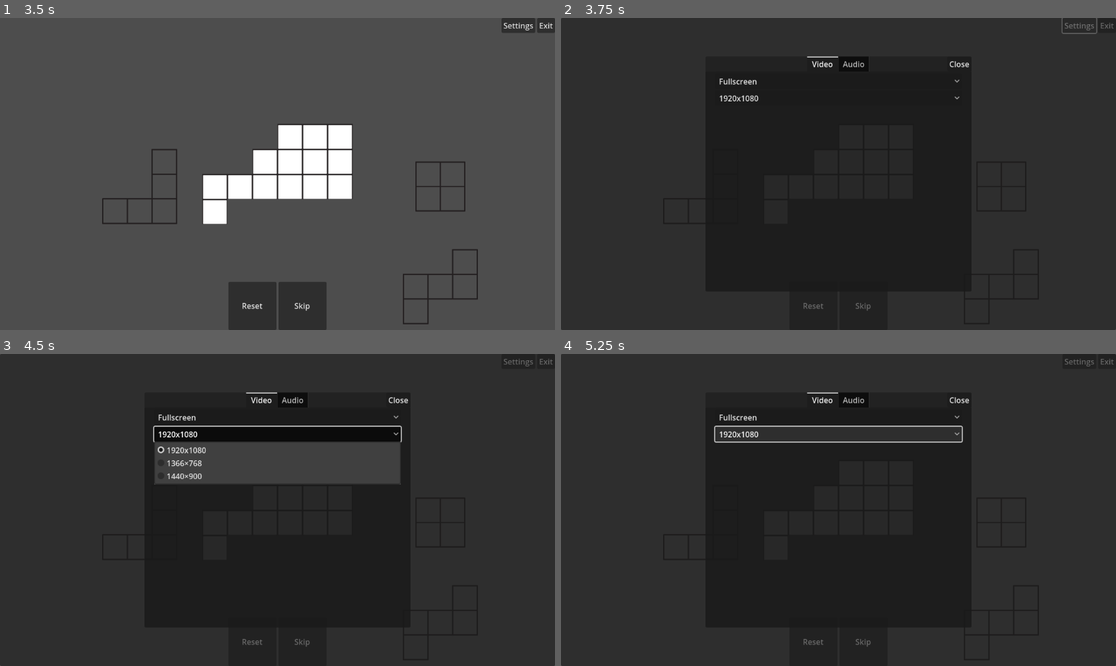
Above: before the commit, frames 1-4 (two rows, left to right).
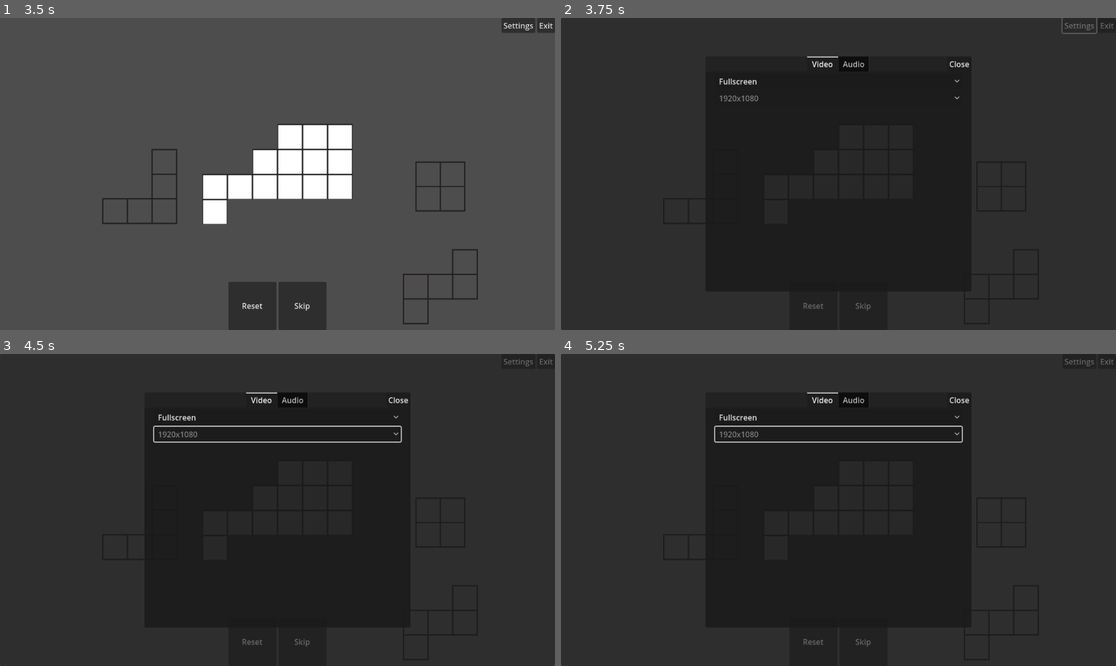
Above: after the commit, the same moments.

Repository: Saplings-Projects/Birthday-2024
Game: Godot game, scene res://MainScenes/main_menu.tscn
Two runs of this game, one before a commit and one after it. Both use one fixed random seed, a clock stepped at 60 frames per second and the inputs below.
Inputs (mouse positions are in pixels of both pictures, inside the frame that each line leads up to):
- Up to frame 1 (3.5 s): click "Play" at 0.5 s; click "Skip" at 1.25 s; click "Skip" at 2 s; click "Skip" at 2.75 s
- Up to frame 2 (3.75 s): click "Settings" at 3.5 s
- Up to frame 3 (4.5 s): click (277, 435) at 4.25 s, where only the run before the commit has a clickable "1920x1080"
- Up to frame 4 (5.25 s): click (838, 435) at 5 s, where only the run before the commit has a clickable "1920x1080"

Frame 1 is identical in both runs. In frame 2, less than 0.1% of the frame differs, in the area x 28-36%, y 24-27%; in frame 3, 5.1%, in the area x 27-73%, y 24-42%; in frame 4, less than 0.1%.

Commit message:
- Settings are now applied when the settings window is readied - Changed default window resolution to 1920x1080

Diff:
--- a/Birthday-2024-Project/Scripts/UI/Settings/AudioSettingsControl.gd
+++ b/Birthday-2024-Project/Scripts/UI/Settings/AudioSettingsControl.gd
@@ -45,3 +45,15 @@
 
 	player.stream = stream
 	player.play()
+
+
+#region Node
+
+func _ready():
+	_change_bus_volume(1, "Master")
+	_change_bus_volume(0.5, "Music")
+	_change_bus_volume(0.5, "SFX")
+	_change_bus_volume(0.5, "Fauna")
+
+
+#endregion Node
--- a/Birthday-2024-Project/Scripts/UI/Settings/VideoSettingsControl.gd
+++ b/Birthday-2024-Project/Scripts/UI/Settings/VideoSettingsControl.gd
@@ -3,12 +3,12 @@
 
 
 @export var resolution_options: OptionButton
-var _height: int = 768
-var _width: int = 1366
+var _height: int = 1080
+var _width: int = 1920
 
 
 # TODO: Most of the logic in this class ought to be moved to a class that is
-#       dedicated to handling video options. (e.g. On launching the game)
+#       dedicated to handling settings. (e.g. On game launch)
 
 func on_screen_selected(index: int):
 	match index:
@@ -59,3 +59,12 @@
 
 	DisplayServer.window_set_size(Vector2i(width, height))
 	# TODO: Change position of window for best fit in screen.
+
+
+#region Node
+
+func _ready():
+	_enable_fullscreen()
+
+
+#endregion Node
